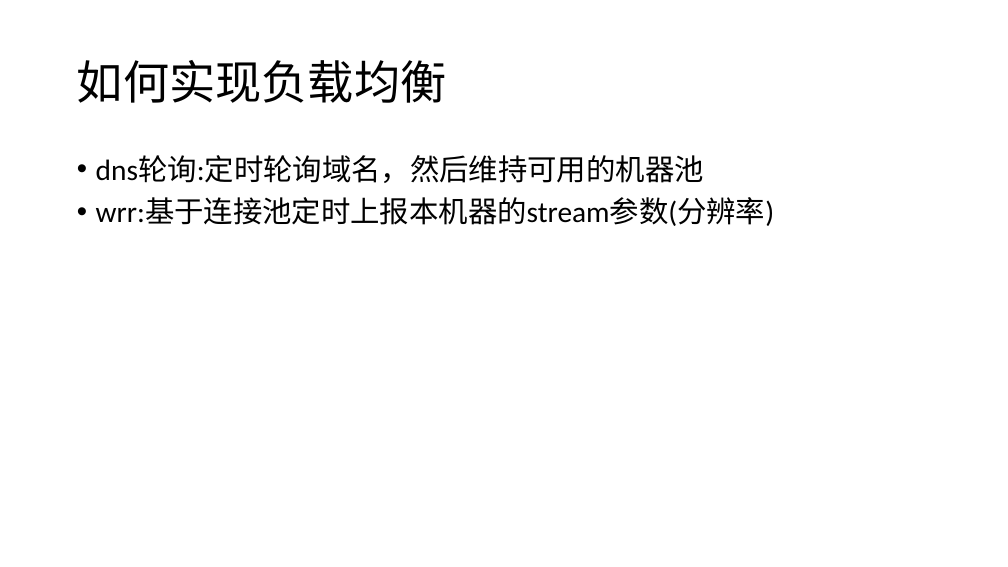
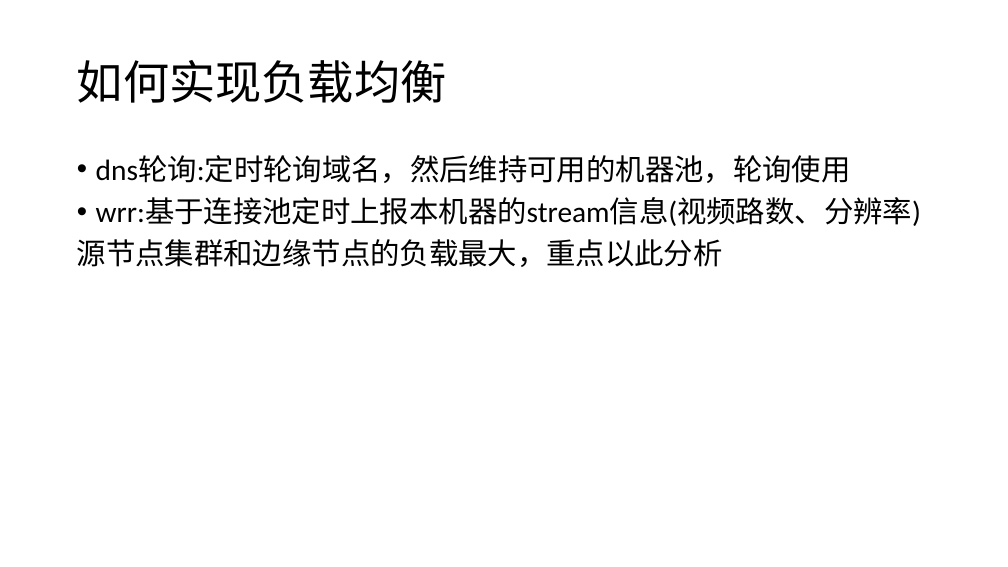
Before and after one commit to djpan0303/tech_paper, a slide deck: slide 8 of 迅雷直播后台Xcloud.pptx. Drawn at 1008x567 pixels with LibreOffice and Linux fonts; fonts in the diff are those of the drawing. Boxes give left, top, right and bottom in pixels: in the first picture for what was removed or moved away, otherwise in the second. Text is boxed around its words. In the diff, an @@ line names an element or a change of style, - is before the commit and + after.

```diff
--- a/迅雷直播后台Xcloud.pptx
+++ b/迅雷直播后台Xcloud.pptx
@@ text at <box>77,155,921,267</box>: text changed @@
-• dns轮询:定时轮询域名，然后维持可用的机器池
-• wrr:基于连接池定时上报本机器的stream参数(分辨率)
+• dns轮询:定时轮询域名，然后维持可用的机器池，轮询使用
+• wrr:基于连接池定时上报本机器的stream信息(视频路数、分辨率)
+源节点集群和边缘节点的负载最大，重点以此分析
```
Also in this commit, not shown: 2 other slides changed, 2 slides added, 3 other files.
